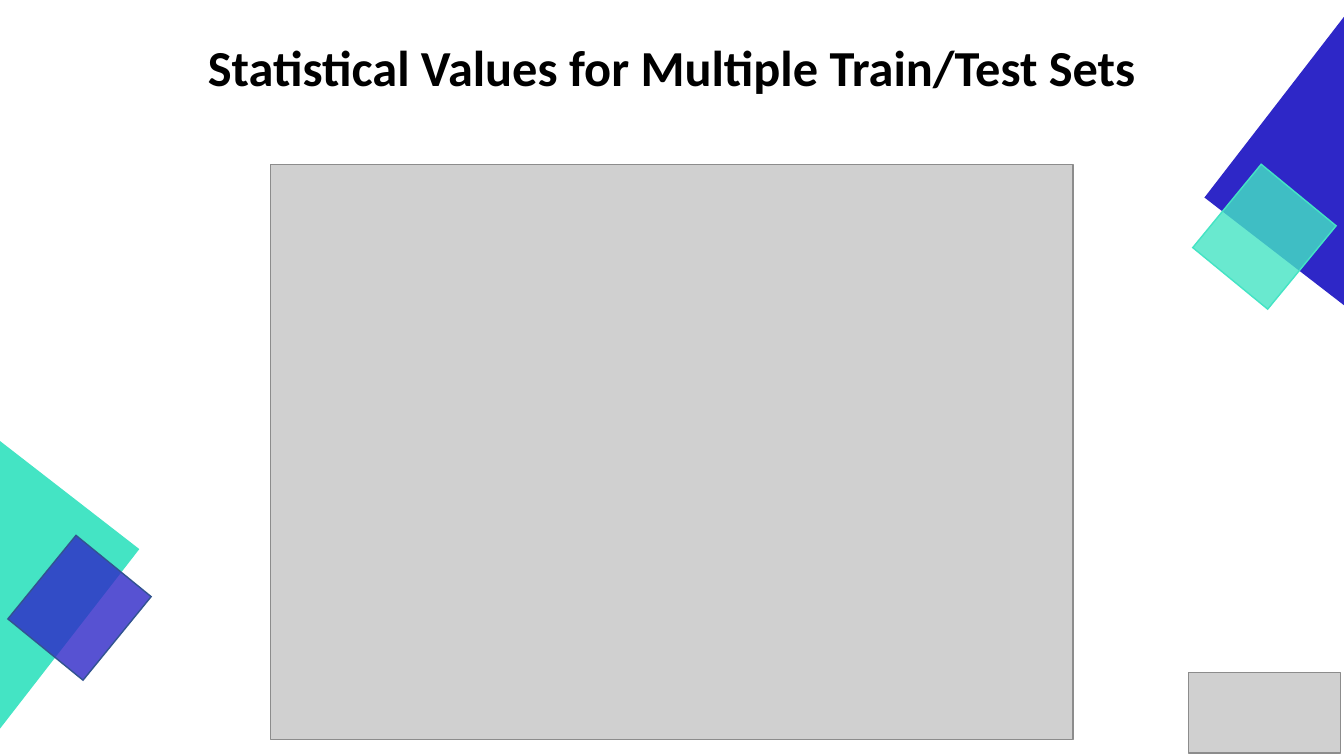
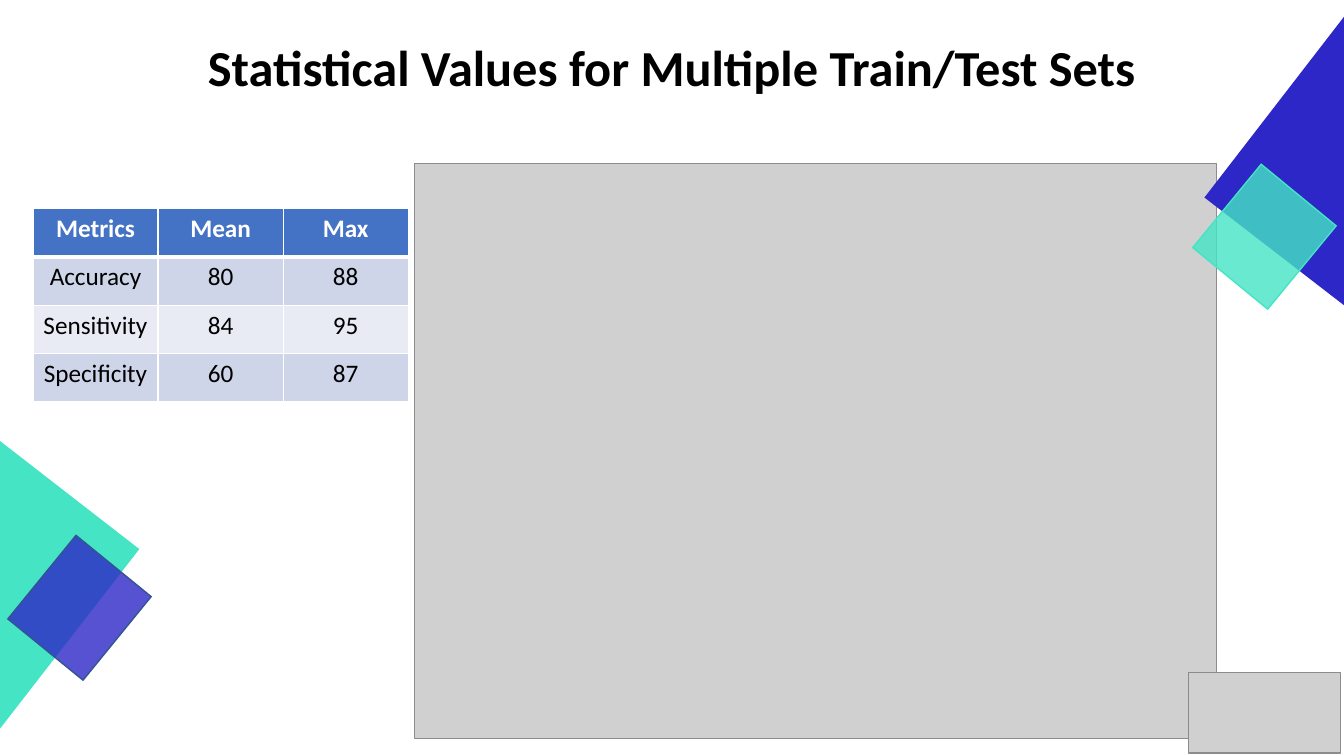
Before and after one commit to GraduateSchoolWork/CaseStudy2_DDS, a slide deck: slide 15 of DDS_Project_2_Presentation.pptx. Drawn at 1344x756 pixels with LibreOffice and Linux fonts; fonts in the diff are those of the drawing; grey boxes stand for pictures. Boxes give left, top, right and bottom in pixels: in the first picture for what was removed or moved away, otherwise in the second. Text is boxed around its words. In the diff, an @@ line names an element or a change of style, - is before the commit and + after.

Commit message:
updated ppt

```diff
--- a/DDS_Project_2_Presentation.pptx
+++ b/DDS_Project_2_Presentation.pptx
@@ picture: place and size @@
-picture at [271,164,1074,740]
+picture at [414,163,1217,739]
@@ table added at [33,209,408,402], 4 rows, 3 columns @@
+Metrics | Mean | Max
+Accuracy | 80 | 88
+Sensitivity | 84 | 95
+Specificity | 60 | 87
```
Also in this commit, not shown: 1 other slide changed.
